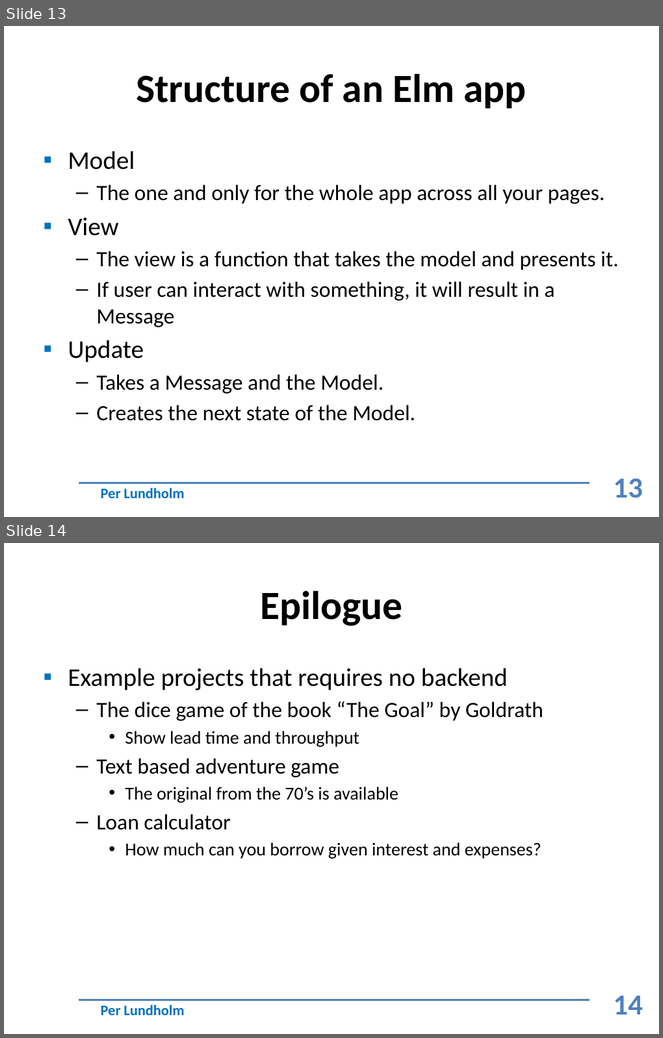
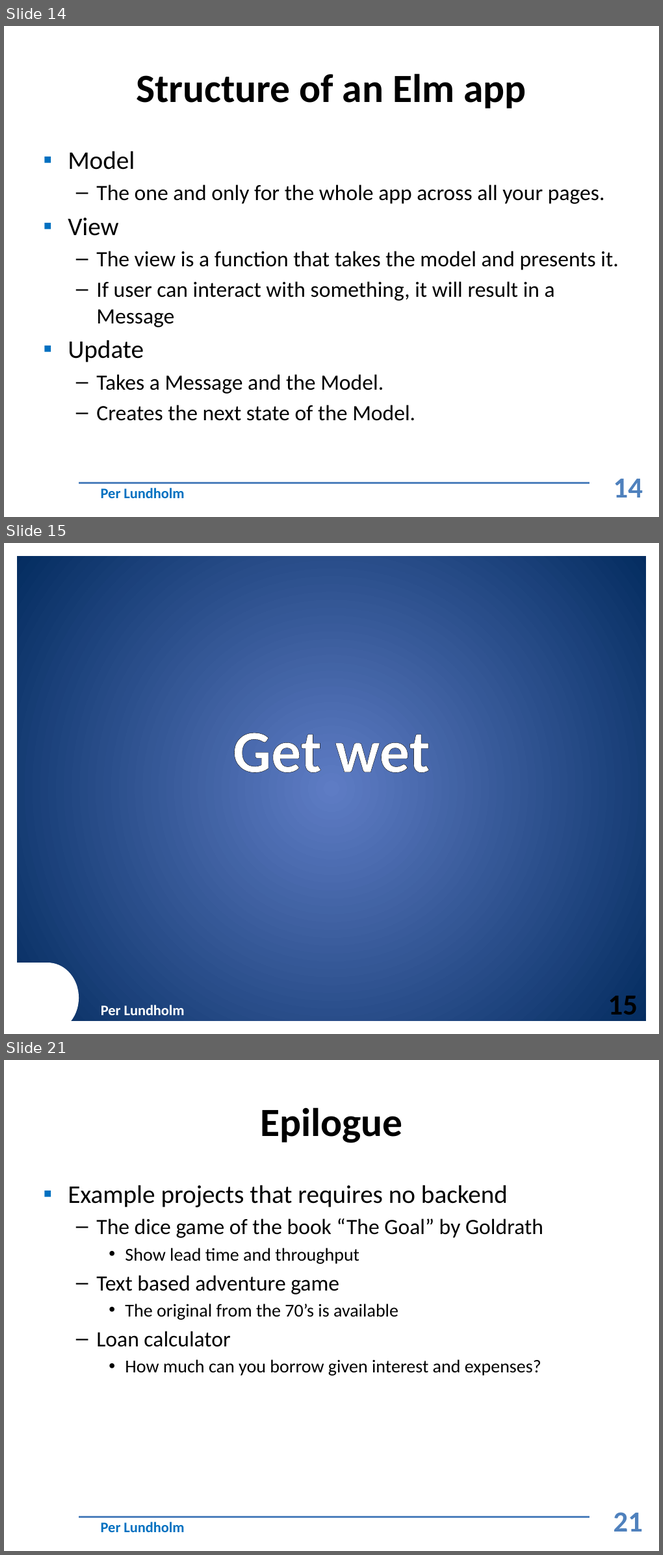
Before and after one commit to crispab/elm-workshop, a slide deck: docs/your-first-elm-program.pptx. Shown one above the other, each under a label of ours: slides 13 and 14 before the commit, slides 14, 15 and 21 after it; the slides between them are not shown. The pictures are 663x1038 and 663x1555 pixels, drawn with LibreOffice and Linux fonts; fonts in the diff are those of the drawing; background and template pictures are left out. Boxes give left, top, right and bottom in pixels: in the first picture for what was removed or moved away, otherwise in the second. Text is boxed around its words. In the diff, an @@ line names an element or a change of style, - is before the commit and + after.

```diff
--- a/docs/your-first-elm-program.pptx
+++ b/docs/your-first-elm-program.pptx
@@ slide 15 added at (4, 543, 659, 1034), background picture (left out) @@
@@ rectangle added at (4, 543, 17, 1033), fill #FFFFFF @@
@@ rectangle added at (4, 543, 659, 556), fill #FFFFFF @@
@@ rectangle added at (646, 543, 659, 1034), fill #FFFFFF @@
@@ title added at (233, 733, 430, 773), 66 pt, text #FFFFFF, bold @@
+Get wet
@@ rectangle added at (4, 963, 51, 1034), fill #FFFFFF @@
@@ chord (boxed as its full ellipse) added at (17, 963, 79, 1033), fill #FFFFFF @@
@@ text added at (101, 1005, 185, 1016), 16 pt, text #FFFFFF, bold @@
+Per Lundholm
@@ page number added at (608, 996, 638, 1023), 32 pt, text #000000, bold @@
+15
@@ rectangle added at (4, 1021, 659, 1034), fill #FFFFFF @@
@@ what was slide 13 is now slide 14 @@
@@ page number at (614, 479, 643, 498): text changed @@
-13
+14
@@ what was slide 14 is now slide 21 @@
@@ page number at (614, 1512, 643, 1532): text changed @@
-14
+21
```
Also in this commit, not shown: 5 slides changed, 6 other slides added.
